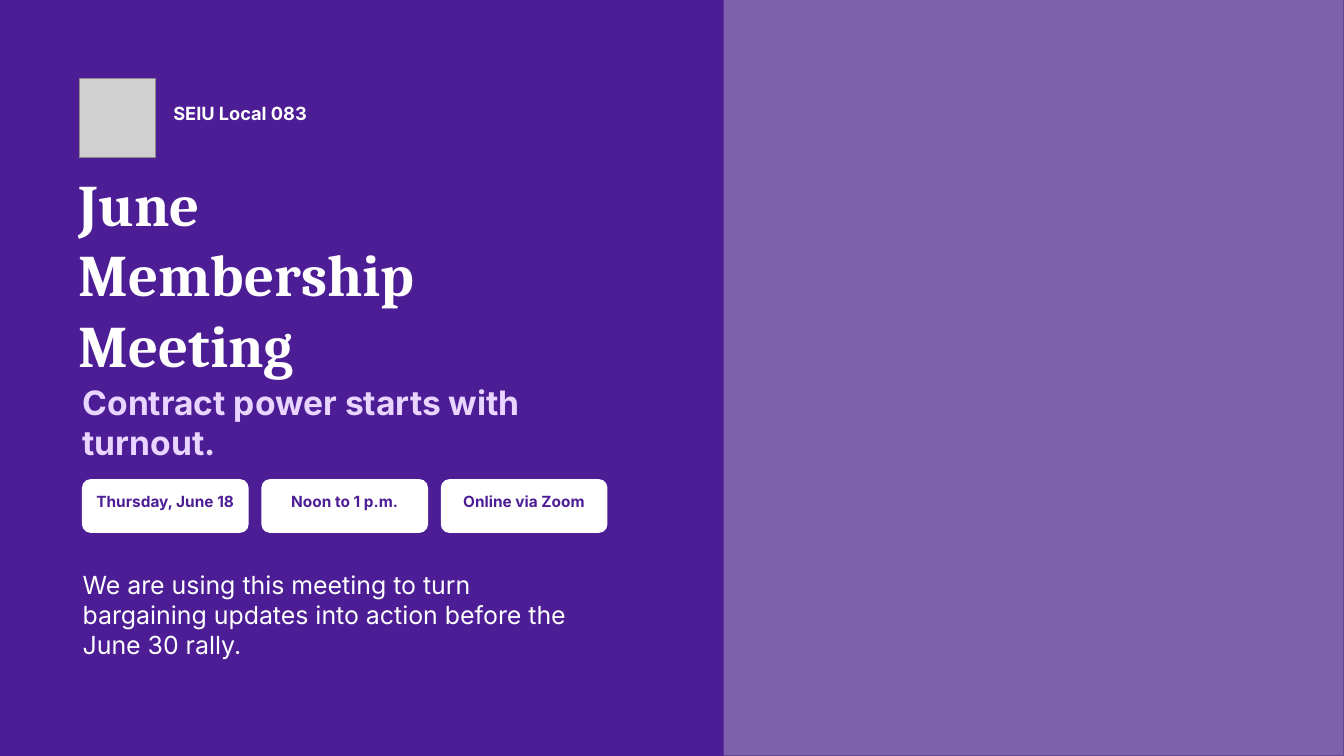
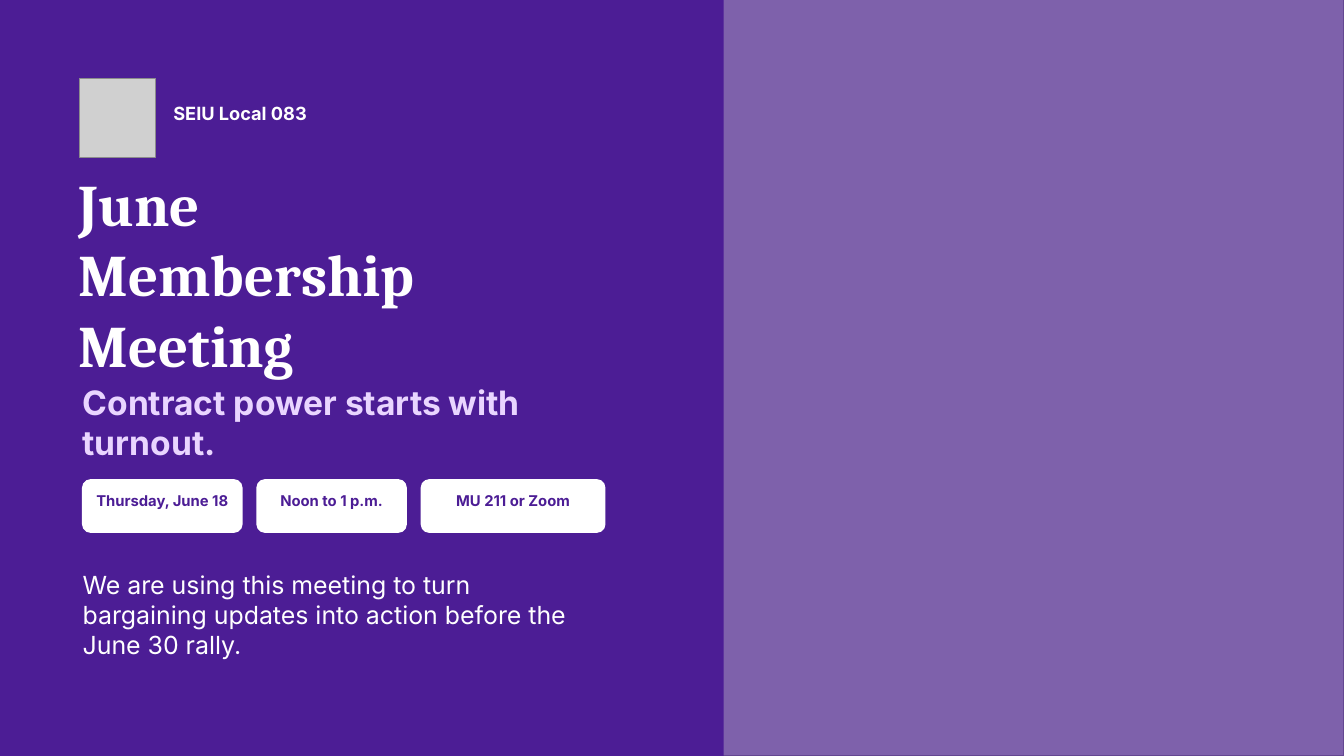
Before and after one commit to SEIU305-Sublocal-083/seiu-website, a slide deck: slide 1 of slides/membership-meeting-template/output/membership-meeting-june-18-2026.pptx. Drawn at 1344x756 pixels with LibreOffice and Linux fonts; fonts in the diff are those of the drawing; grey boxes stand for pictures. Boxes give left, top, right and bottom in pixels: in the first picture for what was removed or moved away, otherwise in the second. Text is boxed around its words. In the diff, an @@ line names an element or a change of style, - is before the commit and + after.

```diff
--- a/slides/membership-meeting-template/output/membership-meeting-june-18-2026.pptx
+++ b/slides/membership-meeting-template/output/membership-meeting-june-18-2026.pptx
@@ rounded rectangle: place and size @@
-rounded rectangle at bbox=[83, 480, 248, 532]
+rounded rectangle at bbox=[83, 480, 242, 532]
@@ text "Thursday, June 18" at bbox=[96, 495, 228, 509]: size 11 to 10.6 pt @@
@@ rounded rectangle: place and size @@
-rounded rectangle at bbox=[262, 480, 427, 532]
+rounded rectangle at bbox=[257, 480, 406, 532]
@@ text "Noon to 1 p.m." at bbox=[280, 495, 383, 509]: size 11 to 10.6 pt @@
@@ rounded rectangle: place and size @@
-rounded rectangle at bbox=[442, 480, 607, 532]
+rounded rectangle at bbox=[421, 480, 605, 532]
@@ text at bbox=[456, 495, 569, 506]: text changed; size 11 to 10.6 pt @@
-Online via Zoom
+MU 211 or Zoom
```
Also in this commit, not shown: 3 other slides changed, 2 slides added, 1 slide removed, 11 other files.
